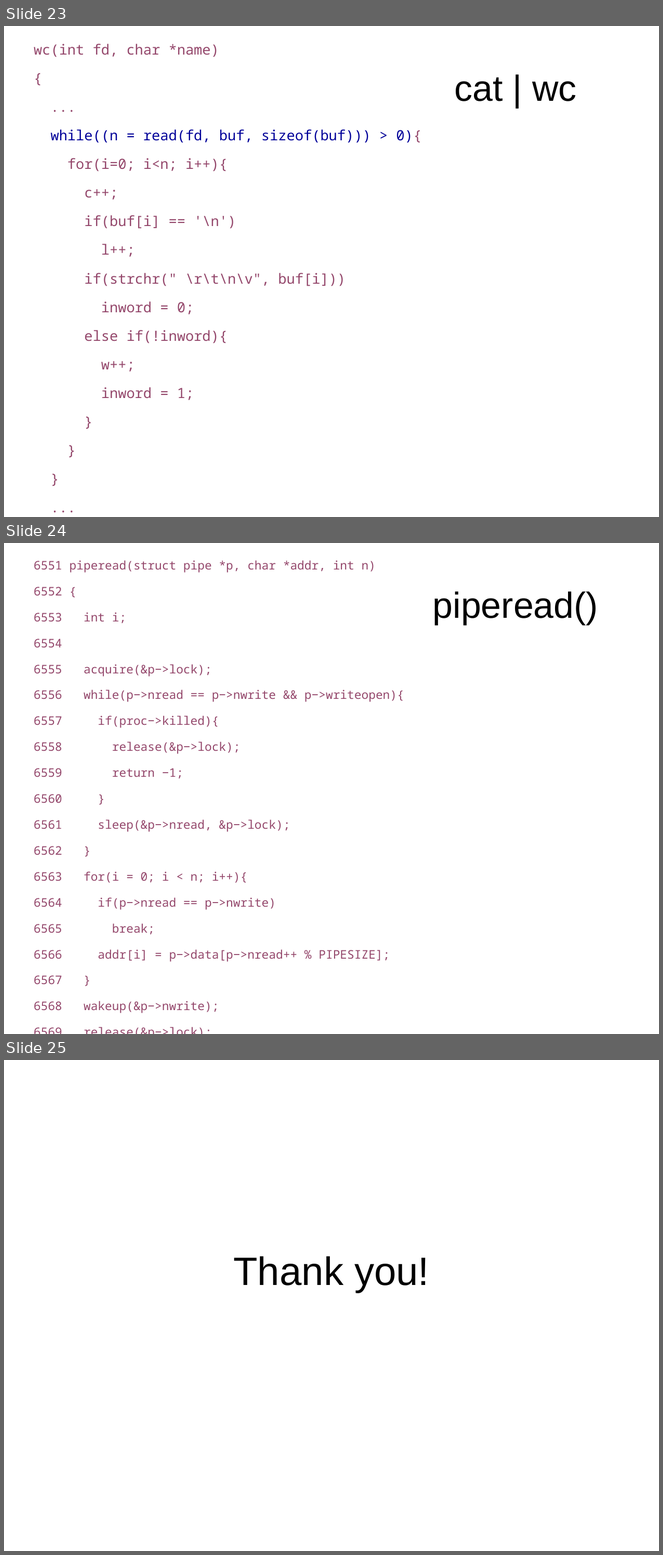
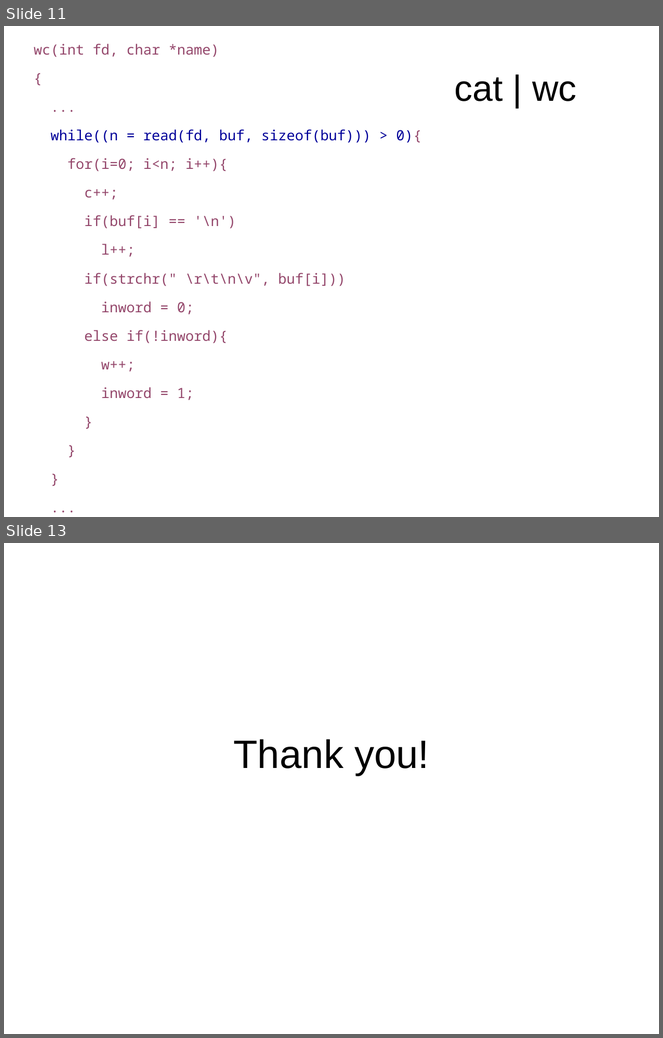
Before and after one commit to antonburtsev/cs5460, a slide deck: lectures/lecture17-locking-part3/lecture17-locking-part3.odp. Shown one above the other, each under a label of ours: slides 23, 24 and 25 before the commit, slides 11 and 13 after it; the slides between them are not shown. The pictures are 663x1555 and 663x1038 pixels, drawn with LibreOffice and Linux fonts; fonts in the diff are those of the drawing. Boxes give left, top, right and bottom in pixels: in the first picture for what was removed or moved away, otherwise in the second. Text is boxed around its words. In the diff, an @@ line names an element or a change of style, - is before the commit and + after.

```diff
--- a/lectures/lecture17-locking-part3/lecture17-locking-part3.odp
+++ b/lectures/lecture17-locking-part3/lecture17-locking-part3.odp
@@ slide 24 removed at bbox=[4, 543, 659, 1034], background #FFFFFF @@
@@ text removed at bbox=[34, 560, 404, 1014] @@
-6551 piperead(struct pipe *p, char *addr, int n)
-6552 {
-6553 int i;
-6554
-6555 acquire(&p−>lock);
-6556 while(p−>nread == p−>nwrite && p−>writeopen){
-6557 if(proc−>killed){
-6558 release(&p−>lock);
-6559 return −1;
-6560 }
-6561 sleep(&p−>nread, &p−>lock);
-6562 }
-6563 for(i = 0; i < n; i++){
-6564 if(p−>nread == p−>nwrite)
-6565 break;
-6566 addr[i] = p−>data[p−>nread++ % PIPESIZE];
-6567 }
-6568 wakeup(&p−>nwrite);
-6569 release(&p−>lock);
-6570 return i;
-6571 }
@@ title removed at bbox=[433, 591, 598, 625] @@
-piperead()
@@ what was slide 23 is now slide 11 @@
@@ what was slide 25 is now slide 13 @@
```
Also in this commit, not shown: 11 other slides removed, 1 other file.
